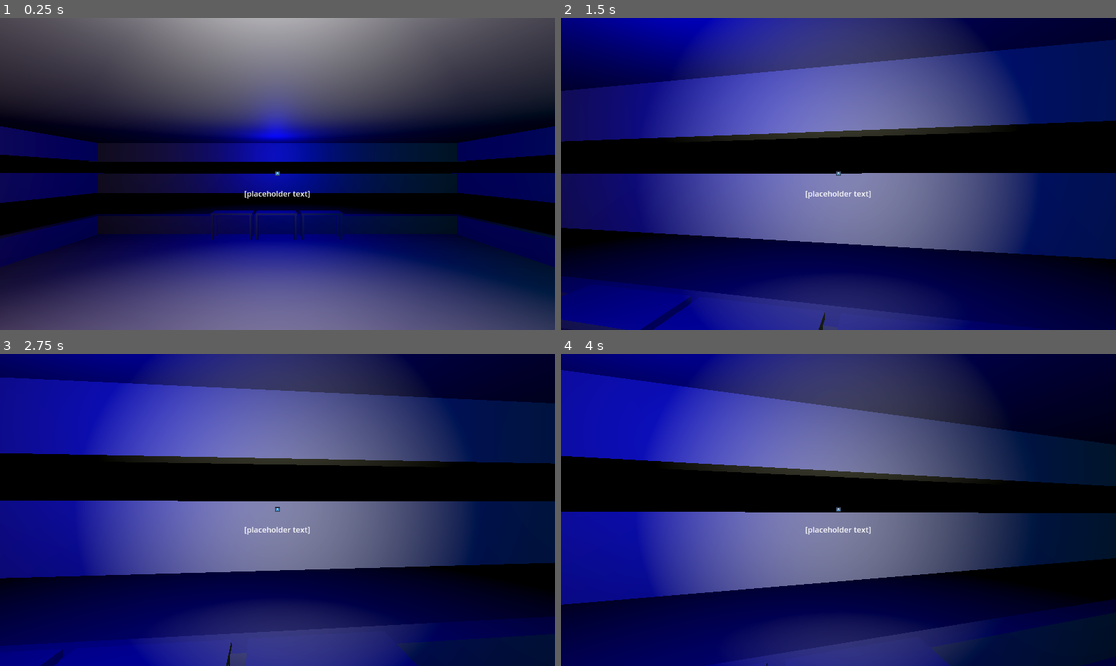
Above: before the commit, frames 1-4 (two rows, left to right).
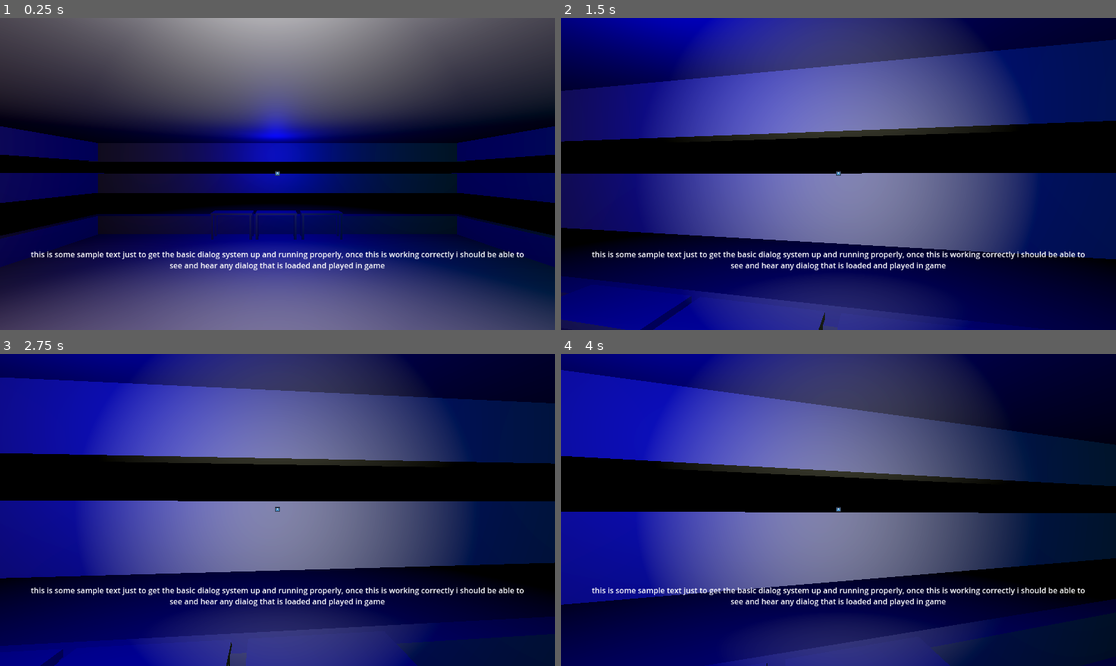
Above: after the commit, the same moments.

Repository: CoolBeanGames/Therebefore
Game: Godot game, scene res://Scenes/game_base.tscn
Same seed, same stepped clock (60 frames per second), same inputs: the game is played once before the commit and once after it. The engine's default icon, where the game draws it, is replaced by a stand-in: a white triangle on a blue panel in a dark square.
Inputs (mouse positions are in pixels of both pictures, inside the frame that each line leads up to):
- Up to frame 1 (0.25 s): no input
- Up to frame 2 (1.5 s): tap Enter at 0.5 s; move the mouse to (866, 174) at 0.52 s; hold W (forward) from 0.53 s (still down); tap E (confirm) at 0.6, 1.35 s; move the mouse to (810, 174) at 1.27 s
- Up to frame 3 (2.75 s): keep holding W (forward); tap E (confirm) at 2, 2.1 s; move the mouse to (288, 503) at 2.02 s
- Up to frame 4 (4 s): keep holding W (forward); tap E (confirm) at 2.75, 2.85, 3.5, 3.6 s; move the mouse to (832, 516) at 2.77 s; move the mouse to (877, 513) at 3.52 s

The runs differ from the first frame. In frame 1, 1.5% of the frame differs, in the area x 5-95%, y 55-81%; in frame 2, 1.5%; in frame 3, 1.5%; in frame 4, 1.5%.

Commit message:
got the audio manager working correctly, and wrote the bulk of the dialog manager (though it doesnt currently actually function correctly)

Diff:
--- /dev/null
+++ b/Data/Dialog/test_dialog.tres
@@ -0,0 +1,14 @@
+[gd_resource type="Resource" script_class="dialog_res" load_steps=4 format=3 uid="uid://bva8bs5gcorl"]
+
+[ext_resource type="Script" uid="uid://fk7kflknk12n" path="res://scripts/resource_definitions/dialog_res.gd" id="1_dbcyo"]
+[ext_resource type="AudioStream" uid="uid://cxtbe1rr4h04p" path="res://addons/ui_click_sound.mp3" id="1_u2cl5"]
+[ext_resource type="AudioStream" uid="uid://fq6w77sqsx0o" path="res://audio/sound effects/ui/note_close.mp3" id="2_t8pk2"]
+
+[resource]
+resource_name = "test_dialog"
+script = ExtResource("1_dbcyo")
+lines = Array[String](["", "this is the second line for the test dialog", "and here we have a third line!"])
+audio = Array[AudioStream]([ExtResource("1_u2cl5"), ExtResource("1_u2cl5"), ExtResource("2_t8pk2")])
+flags = Array[String]([])
+use_position = Array[bool]([false, false, false])
+bus = Array[int]([3, 3, 3])
--- a/Scenes/game_base.tscn
+++ b/Scenes/game_base.tscn
@@ -1,10 +1,11 @@
-[gd_scene load_steps=6 format=3 uid="uid://b7f5ifnt8gshr"]
+[gd_scene load_steps=7 format=3 uid="uid://b7f5ifnt8gshr"]
 
 [ext_resource type="Script" uid="uid://bwa8marrksgol" path="res://scripts/game_base.gd" id="1_8ktb3"]
 [ext_resource type="PackedScene" uid="uid://msb8glnwae50" path="res://Scenes/test_map.tscn" id="2_nvvv1"]
 [ext_resource type="PackedScene" uid="uid://dqp0iws3a70pw" path="res://Scenes/player.tscn" id="3_op4vg"]
 [ext_resource type="PackedScene" uid="uid://bwaegwvlxtxbr" path="res://UI/game_hud.tscn" id="4_bngpg"]
 [ext_resource type="PackedScene" uid="uid://bysak7m1h8ts7" path="res://Scenes/test_note.tscn" id="5_fqtgw"]
+[ext_resource type="Resource" uid="uid://bva8bs5gcorl" path="res://Data/Dialog/test_dialog.tres" id="6_m357k"]
 
 [node name="Game_Base" type="Node" node_paths=PackedStringArray("ActivePlayersParent", "InactivePlayersParent")]
 script = ExtResource("1_8ktb3")
@@ -20,6 +21,7 @@
 
 [node name="test_note" parent="." instance=ExtResource("5_fqtgw")]
 transform = Transform3D(0.282967, 0, -0.0996483, 0, 0.3, 0, 0.0996483, 0, 0.282967, 0, 0.64801, 4.335)
+dialog = ExtResource("6_m357k")
 
 [node name="AudioPlayers" type="Node" parent="."]
 
--- a/Scenes/prefabs/audio_player.tscn
+++ b/Scenes/prefabs/audio_player.tscn
@@ -2,8 +2,10 @@
 
 [ext_resource type="Script" uid="uid://d4lvatshrtyym" path="res://scripts/prefabs/audio_player.gd" id="1_n037t"]
 
-[node name="AudioPlayer" type="AudioStreamPlayer3D"]
+[node name="AudioPlayer" type="AudioStreamPlayer3D" node_paths=PackedStringArray("player_3D", "player_global")]
 script = ExtResource("1_n037t")
+player_3D = NodePath("3Dplayer")
+player_global = NodePath("GlobalPlayer")
 
 [node name="3Dplayer" type="AudioStreamPlayer3D" parent="."]
 
--- /dev/null
+++ b/UI/dialog states/dialog_end.gd
@@ -0,0 +1,16 @@
+extends dialog_state
+class_name dialog_end
+
+func enter_state():
+	super.enter_state()
+	manager.visible=false
+	next_state(manager.idle_state)
+
+func exit_state():
+	super.exit_state()
+
+func next_state(new_state : dialog_state):
+	super.next_state(new_state)
+
+func process():
+	super.process()
--- /dev/null
+++ b/UI/dialog states/dialog_idle.gd
@@ -0,0 +1,14 @@
+extends dialog_state
+class_name dialog_idle
+
+func enter_state():
+	super.enter_state()
+
+func exit_state():
+	super.exit_state()
+
+func next_state(new_state : dialog_state):
+	super.next_state(new_state)
+
+func process():
+	super.process()
--- /dev/null
+++ b/UI/dialog states/dialog_load.gd
@@ -0,0 +1,16 @@
+extends dialog_state
+class_name dialog_load
+
+func enter_state():
+	super.enter_state()
+	manager.visible = true
+	manager.dialog_index = 0
+
+func exit_state():
+	super.exit_state()
+
+func next_state(new_state : dialog_state):
+	super.next_state(new_state)
+
+func process():
+	super.process()
--- /dev/null
+++ b/UI/dialog states/dialog_next.gd
@@ -0,0 +1,38 @@
+extends dialog_state
+class_name dialog_next
+
+func enter_state():
+	super.enter_state()
+	#check to see if we are within the correct range
+	if manager.current_dialog == null or manager.current_dialog.lines.size() - 1 < manager.dialog_index:
+		#if not end the dialog
+		next_state(manager.end_state)
+		return
+
+	#set text
+	manager.text.text = manager.current_dialog.lines[manager.dialog_index]
+
+	#play audio
+	manager.current_audio_player = Audio.play(manager.current_dialog.audio[manager.dialog_index],false,manager.current_dialog.bus[manager.dialog_index])
+
+	#connect audio signals
+	manager.current_audio_player.audio_finished.connect(on_audio_finished)
+
+func exit_state():
+	super.exit_state()
+	manager.dialog_index += 1
+
+func next_state(new_state : dialog_state):
+	super.next_state(new_state)
+
+func process():
+	super.process()
+
+func on_audio_finished():
+	#start a timer
+	manager.current_audio_player.audio_finished.disconnect(on_audio_finished)
+	var t = get_tree().create_timer(0.5,false)
+	t.timeout.connect(on_timer_finished)
+
+func on_timer_finished():
+	next_state(manager.next_state)
--- /dev/null
+++ b/UI/dialog states/dialog_state.gd
@@ -0,0 +1,21 @@
+extends Node
+class_name dialog_state
+
+@export var manager : dialog_ui
+
+func enter_state():
+	if manager == null:
+		manager = (References.get_reference("ui") as game_hud).dialogUI
+
+func exit_state():
+	pass
+
+func next_state(new_state : dialog_state):
+	if manager.current_state == self:
+		manager.current_state = new_state
+		exit_state()
+		new_state.enter_state()
+		print("entered " , manager.current_state.name)
+
+func process():
+	pass
--- /dev/null
+++ b/UI/dialog_ui.gd
@@ -0,0 +1,30 @@
+extends Control
+class_name dialog_ui
+
+
+@export var current_state : dialog_state
+@export var idle_state : dialog_idle = dialog_idle.new()
+@export var load_state : dialog_load = dialog_load.new()
+@export var next_state : dialog_next = dialog_next.new()
+@export var end_state : dialog_end = dialog_end.new()
+
+@export var current_dialog : dialog_res
+@export var dialog_index : int = 0
+
+@export var text : RichTextLabel
+@export var current_audio_player : audio_player
+
+func _ready() -> void:
+	await get_tree().process_frame
+	current_state = idle_state
+	current_state.enter_state()
+
+func _process(delta: float) -> void:
+	current_state.process()
+
+func start_dialog(dialog : dialog_res):
+	if current_state == idle_state:
+		current_state.next_state(load_state)
+		current_state.next_state(next_state)
+	else:
+		push_error("tried to start dialog when one was already running")
--- a/UI/game_hud.gd
+++ b/UI/game_hud.gd
@@ -2,6 +2,7 @@
 class_name game_hud
 
 @export var noteUI : notes
+@export var dialogUI : dialog_ui
 @export var interaction_text : Label
 
 func _ready() -> void:
--- a/UI/game_hud.tscn
+++ b/UI/game_hud.tscn
@@ -9,14 +9,16 @@
 [ext_resource type="AudioStream" uid="uid://fq6w77sqsx0o" path="res://audio/sound effects/ui/note_close.mp3" id="6_2dltx"]
 [ext_resource type="AudioStream" uid="uid://bch803vj56khg" path="res://audio/sound effects/ui/page_right.mp3" id="7_gb73w"]
 [ext_resource type="AudioStream" uid="uid://plloj4pooow4" path="res://audio/sound effects/ui/page_left.mp3" id="8_lqvkh"]
+[ext_resource type="Script" uid="uid://cle2ei8fvift6" path="res://UI/dialog_ui.gd" id="10_2dltx"]
 
 [sub_resource type="StyleBoxFlat" id="StyleBoxFlat_a3wh3"]
 bg_color = Color(0, 0, 0, 0.807843)
 
-[node name="UI" type="CanvasLayer" node_paths=PackedStringArray("noteUI", "interaction_text")]
+[node name="UI" type="CanvasLayer" node_paths=PackedStringArray("noteUI", "dialogUI", "interaction_text")]
 follow_viewport_enabled = true
 script = ExtResource("1_5bqoq")
 noteUI = NodePath("Notes_UI/NotesUI")
+dialogUI = NodePath("Dialog_UI")
 interaction_text = NodePath("Look_At_UI/look_at_text")
 
 [node name="Notes_UI" type="Control" parent="."]
@@ -31,7 +33,7 @@
 size_flags_vertical = 3
 mouse_filter = 2
 
-[node name="NotesUI" type="PanelContainer" parent="Notes_UI" node_paths=PackedStringArray("visibility_parent", "image", "text_contents", "page_couinter", "button_prompts", "note_open_sound", "note_close_sound", "note_right_sound", "note_left_sound", "error_sound")]
+[node name="NotesUI" type="PanelContainer" parent="Notes_UI" node_paths=PackedStringArray("visibility_parent", "image", "text_contents", "page_couinter", "button_prompts")]
 self_modulate = Color(1, 1, 1, 0)
 layout_mode = 1
 anchors_preset = -1
@@ -50,11 +52,11 @@
 text_contents = NodePath("../Note_TextPanel/RichTextLabel")
 page_couinter = NodePath("../Note_TextPanel/Page Counter")
 button_prompts = NodePath("../Note_TextPanel/button_prompts")
-note_open_sound = NodePath("note_open_sound")
-note_close_sound = NodePath("note_close_sound")
-note_right_sound = NodePath("note_page_right_sound")
-note_left_sound = NodePath("note_page_left_sound")
-error_sound = NodePath("../../error_sound")
+note_open_sound = ExtResource("5_a3wh3")
+note_close_sound = ExtResource("6_2dltx")
+note_right_sound = ExtResource("7_gb73w")
+note_left_sound = ExtResource("8_lqvkh")
+error_sound = ExtResource("5_qbrru")
 
 [node name="TextureRect" type="TextureRect" parent="Notes_UI/NotesUI"]
 layout_mode = 2
@@ -162,5 +164,26 @@
 anchor_top = 0.545
 anchor_right = 1.0
 anchor_bottom = 0.696
-text = "[placeholder text]"
 horizontal_alignment = 1
+
+[node name="Dialog_UI" type="Control" parent="."]
+layout_mode = 3
+anchors_preset = 15
+anchor_right = 1.0
+anchor_bottom = 1.0
+grow_horizontal = 2
+grow_vertical = 2
+mouse_filter = 2
+script = ExtResource("10_2dltx")
+
+[node name="RichTextLabel" type="RichTextLabel" parent="Dialog_UI"]
+layout_mode = 1
+anchors_preset = -1
+anchor_left = 0.05
+anchor_top = 0.6
+anchor_right = 0.95
+anchor_bottom = 0.95
+mouse_filter = 2
+text = "this is some sample text just to get the basic dialog system up and running properly, once this is working correctly i should be able to see and hear any dialog that is loaded and played in game"
+horizontal_alignment = 1
+vertical_alignment = 1
--- a/UI/notes_ui.gd
+++ b/UI/notes_ui.gd
@@ -13,11 +13,11 @@
 @export var text_active : bool = false
 
 #audio players
-@export var note_open_sound : AudioStreamPlayer
-@export var note_close_sound : AudioStreamPlayer
-@export var note_right_sound : AudioStreamPlayer
-@export var note_left_sound : AudioStreamPlayer
-@export var error_sound : AudioStreamPlayer
+@export var note_open_sound : AudioStream
+@export var note_close_sound : AudioStream
+@export var note_right_sound : AudioStream
+@export var note_left_sound : AudioStream
+@export var error_sound : AudioStream
 
 #signal
 signal note_opened (note : note_res)
@@ -37,7 +37,7 @@
 	update_page_string()
 	update_note_text()
 	note_opened.emit(_note)
-	note_open_sound.play()
+	Audio.play(note_open_sound,false,Audio.audio_bus.sfx)
 	visibility_parent.visible=true
 	GameData.lock_input(self)
 
@@ -56,7 +56,7 @@
 	GameData.release_input_lock(self)
 	if note != null:
 		note_closed.emit(note)
-		note_close_sound.play()
+		Audio.play(note_close_sound,false,Audio.audio_bus.sfx)
 		GameData.set_flags(note.flags)
 	note = null
 	image = null
@@ -120,9 +120,9 @@
 	note_page += 1
 	if note_page > note.pages.size()-1:
 		#todo: play error sound
-		error_sound.play()
+		Audio.play(error_sound,false,Audio.audio_bus.sfx)
 	else:
-		note_right_sound.play()
+		Audio.play(note_right_sound,false,Audio.audio_bus.sfx)
 	check_note_page_bounds()
 	update_page_string()
 	update_note_text()
@@ -140,9 +140,9 @@
 	note_page -= 1
 	if note_page < 0:
 		#todo play error sound
-		error_sound.play()
+		Audio.play(error_sound,false,Audio.audio_bus.sfx)
 	else:
-		note_left_sound.play()
+		Audio.play(note_left_sound,false,Audio.audio_bus.sfx)
 	check_note_page_bounds()
 	update_page_string()
 	update_note_text()
--- a/scripts/global/_audio.gd
+++ b/scripts/global/_audio.gd
@@ -1,10 +1,60 @@
 extends Node
 class_name _audio
 
-@export var player_3D : AudioStreamPlayer3D
-@export var player_global : AudioStreamPlayer
+@export var player_id_counter : int = 0
+
+#references
+@export var active_parent : Node
+@export var inactive_parent : Node
+@export var player_prefab : PackedScene
+@export var game_base : game
 
 enum audio_bus{master,sfx,music,vocal,phone,ui,reverbSFX,reverbVocal}
 
-func play(clip : AudioStream,randomize_pitch : bool = false,bus : audio_bus = audio_bus.master, use_position : bool = false, position : Vector3 = Vector3(0,0,0)):
-	pass
+func _ready() -> void:
+	await get_tree().process_frame
+	game_base = References.get_reference("game")
+	active_parent = game_base.ActivePlayersParent
+	inactive_parent = game_base.InactivePlayersParent
+	player_prefab = load("res://Scenes/prefabs/audio_player.tscn")
+	print("audio manager ready")
+
+#pop a player and start it playing
+func play(clip : AudioStream,randomize_pitch : bool = false,bus : audio_bus = audio_bus.master, use_position : bool = false, position : Vector3 = Vector3(0,0,0)) -> audio_player:
+	var player : audio_player = pop()
+	player.start(clip,randomize_pitch,bus,use_position,position)
+	player.audio_finished.connect(player_finished)
+	return player
+
+#return a finished audio player back to the stack
+func push(player : audio_player):
+	player.reparent(inactive_parent)
+	player.stop()
+	player.name = "inactive_audio_player_" + str(player.player_id)
+
+#get a audio player, if one doesnt exist create one otherwise get an inactive one
+func pop() -> audio_player:
+	var value : audio_player
+	if inactive_parent.get_child_count() > 0:
+		value = inactive_parent.get_child(0)
+		if not (value is audio_player):
+			push_error("ERROR: a non audio player was added to the inactive pool")
+			push_error("Removing from list and trying again")
+			push_error("Offeending Node: ", value.name)
+			value.queue_free()
+			return pop()
+		value.reparent(active_parent)
+		value.name = "active_audio_player_" + str(value.player_id)
+		print("audio player exists and is inactive so pulling it")
+	else:
+		value = player_prefab.instantiate()
+		value.name = "active_audio_player_" + str(player_id_counter)
+		value.player_id = player_id_counter
+		player_id_counter += 1
+		active_parent.add_child(value)
+		print("audio player does NOT exist so making a new one ID:",value.player_id)
+	return value
+
+func player_finished(player : audio_player):
+	player.audio_finished.disconnect(player_finished.bind(player))
+	push(player)
--- a/scripts/global/_references.gd
+++ b/scripts/global/_references.gd
@@ -16,4 +16,11 @@
 	refs.erase(node.name)
 
 func get_reference(key : String):
-	return refs[key]
+	if has_key(key):
+		return refs[key]
+	else:
+		push_error("ERROR: Key does not exist!, Key : ",key)
+		return null
+
+func has_key(key : String):
+	return refs.has(key)
--- a/scripts/prefabs/audio_player.gd
+++ b/scripts/prefabs/audio_player.gd
@@ -3,8 +3,9 @@
 
 @export var player_3D : AudioStreamPlayer3D
 @export var player_global : AudioStreamPlayer
+@export var player_id : int = 0
 
-signal audio_finished
+signal audio_finished(player : audio_player)
 
 func start(clip : AudioStream,randomize_pitch : bool = false,_bus : Audio.audio_bus = Audio.audio_bus.master, use_position : bool = false, _position : Vector3 = Vector3(0,0,0)):
 	if use_position:
@@ -42,10 +43,14 @@
 	player_global.finished.connect(finished_global)
 	player_global.play()
 
+func _stop():
+	player_global.stop()
+	player_3D.stop()
+
 func finished_3d():
-	audio_finished.emit()
+	audio_finished.emit(self)
 	player_3D.finished.disconnect(finished_3d)
 
 func finished_global():
-	audio_finished.emit()
+	audio_finished.emit(self)
 	player_global.finished.disconnect(finished_global)
--- a/scripts/test_note.gd
+++ b/scripts/test_note.gd
@@ -2,7 +2,9 @@
 class_name test_note
 
 @export var note_to_read : note_res
+@export var dialog : dialog_res
 
 func _on_interactable_interacted() -> void:
 	var ui : game_hud =  References.get_reference("ui")
-	ui.show_note(note_to_read)
+	#ui.show_note(note_to_read)
+	ui.dialogUI.start_dialog(dialog)
Not shown, added: UI/dialog states/dialog_end.gd.uid
Not shown, added: UI/dialog states/dialog_idle.gd.uid
Not shown, added: UI/dialog states/dialog_load.gd.uid
Not shown, added: UI/dialog states/dialog_next.gd.uid
Not shown, added: UI/dialog states/dialog_state.gd.uid
Not shown, added: UI/dialog_ui.gd.uid
Not shown: 1 places in UI/game_hud.tscn that only renumber resources
